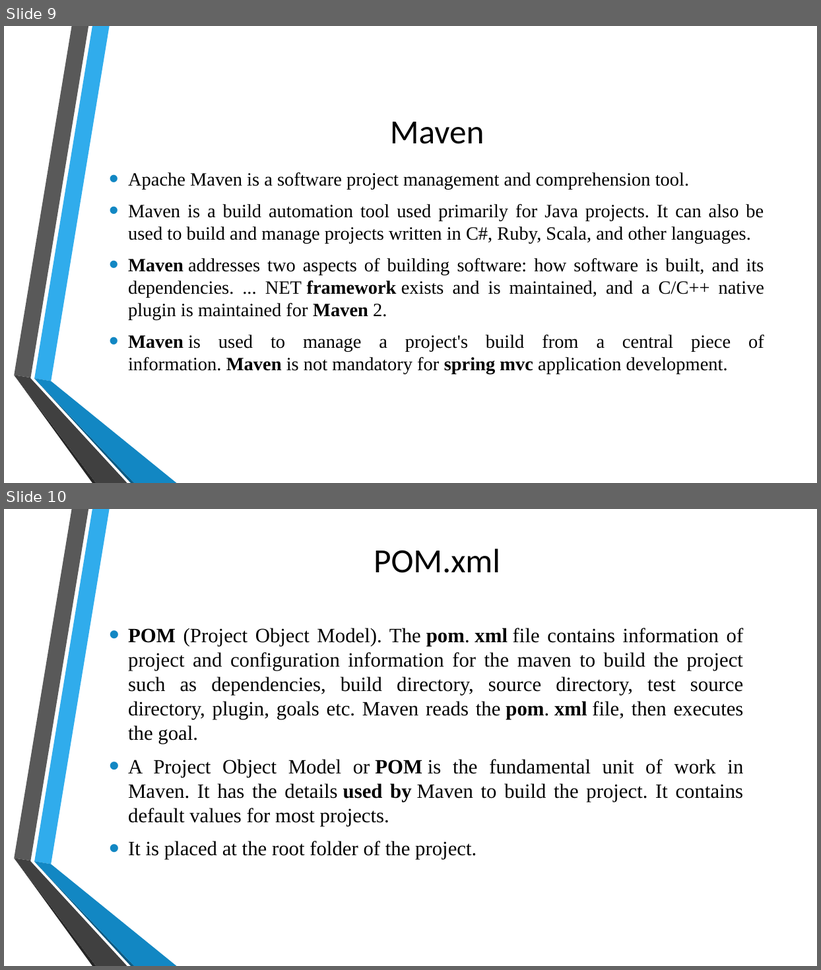
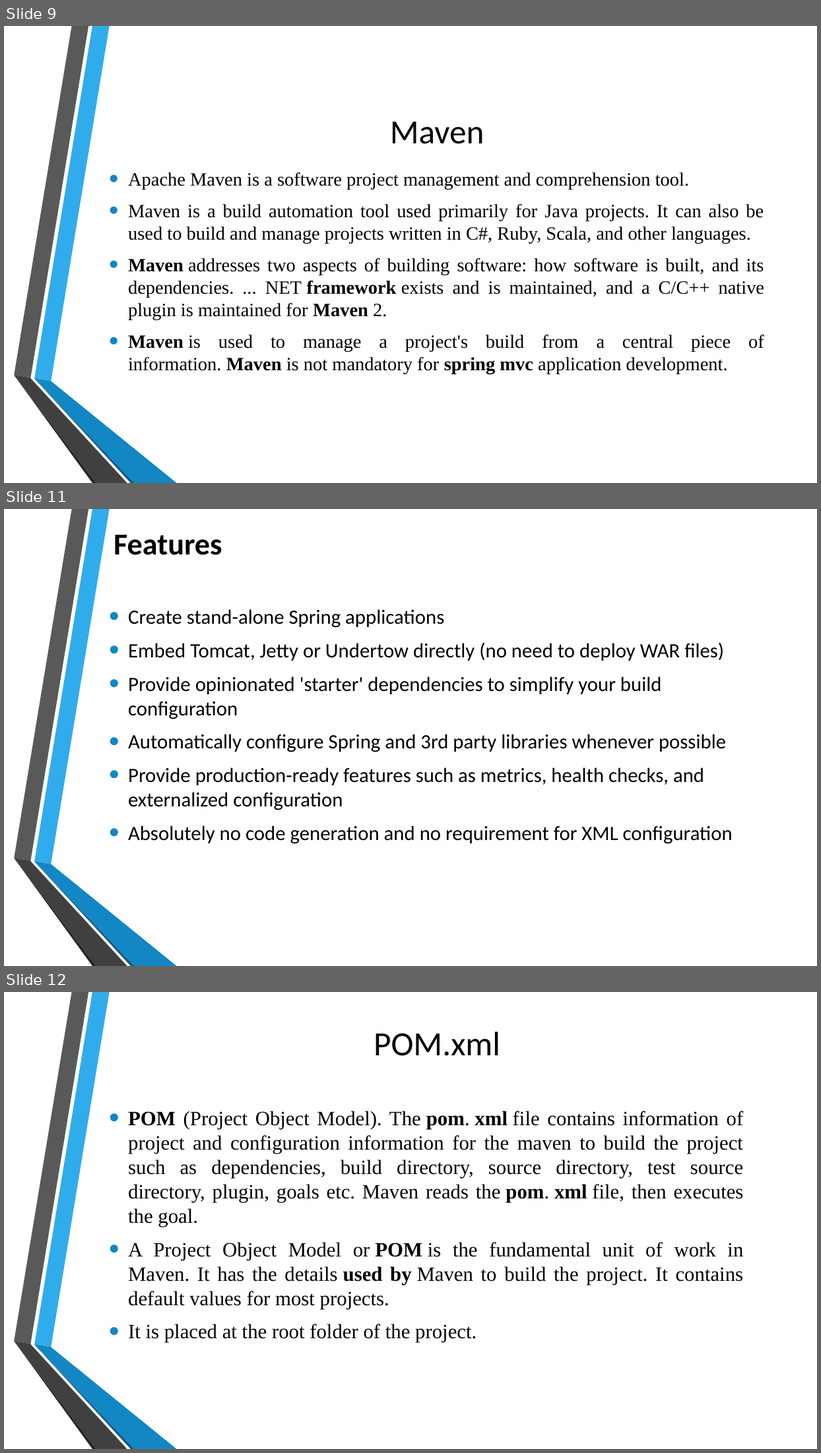
Before and after one commit to baskharm/java-spring, a slide deck: Building and Deploying Web APPS using Java &Spring.pptx. Shown one above the other, each under a label of ours: slides 9 and 10 before the commit, slides 9, 11 and 12 after it; the slides between them are not shown. The pictures are 821x970 and 821x1453 pixels, drawn with LibreOffice and Linux fonts; fonts in the diff are those of the drawing; background and template pictures are left out. Boxes give left, top, right and bottom in pixels: in the first picture for what was removed or moved away, otherwise in the second. Text is boxed around its words. In the diff, an @@ line names an element or a change of style, - is before the commit and + after.

```diff
--- a/Building and Deploying Web APPS using Java &Spring.pptx
+++ b/Building and Deploying Web APPS using Java &Spring.pptx
@@ slide 11 added at [4, 509, 817, 966], background picture (left out); not listed: 6 template elements that a slide beside it also shows @@
@@ text added at [114, 535, 733, 844], 24 pt, text #000000 @@
+Features
+• Create stand-alone Spring applications
+• Embed Tomcat, Jetty or Undertow directly (no need to deploy WAR files)
+• Provide opinionated 'starter' dependencies to simplify your build configuration
+• Automatically configure Spring and 3rd party libraries whenever possible
+• Provide production-ready features such as metrics, health checks, and externalized configuration
+• Absolutely no code generation and no requirement for XML configuration
@@ what was slide 10 is now slide 12 @@
```
Also in this commit, not shown: 1 other slide added, 2 other files.
